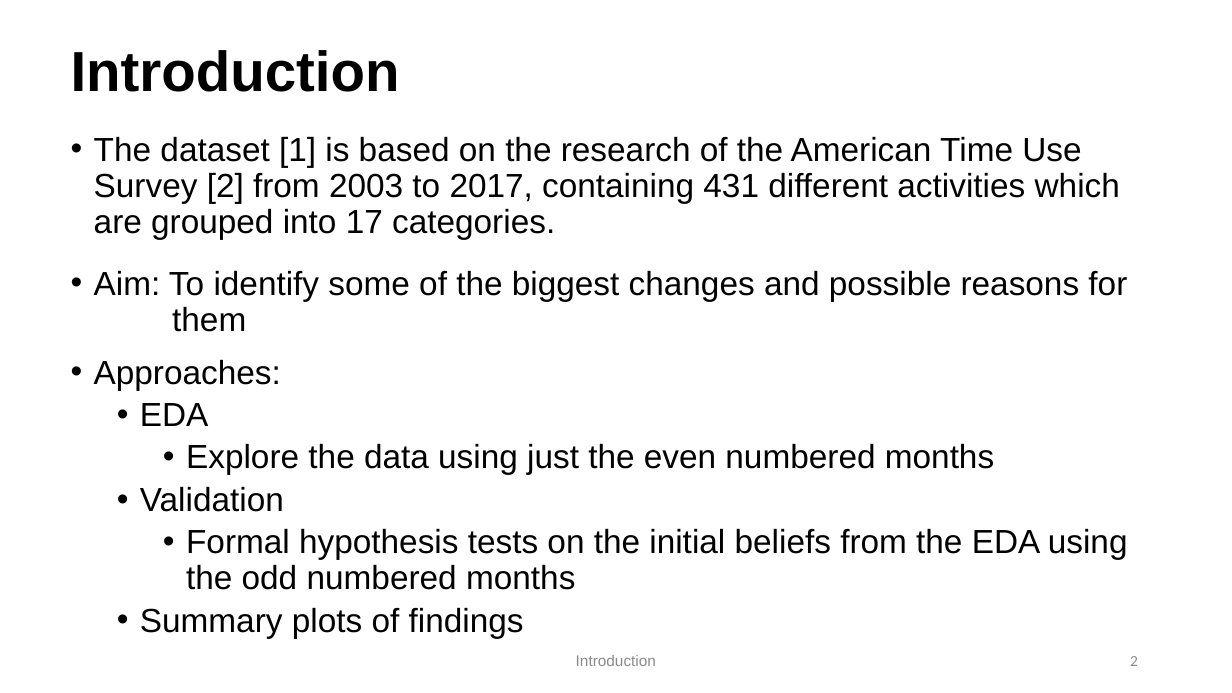
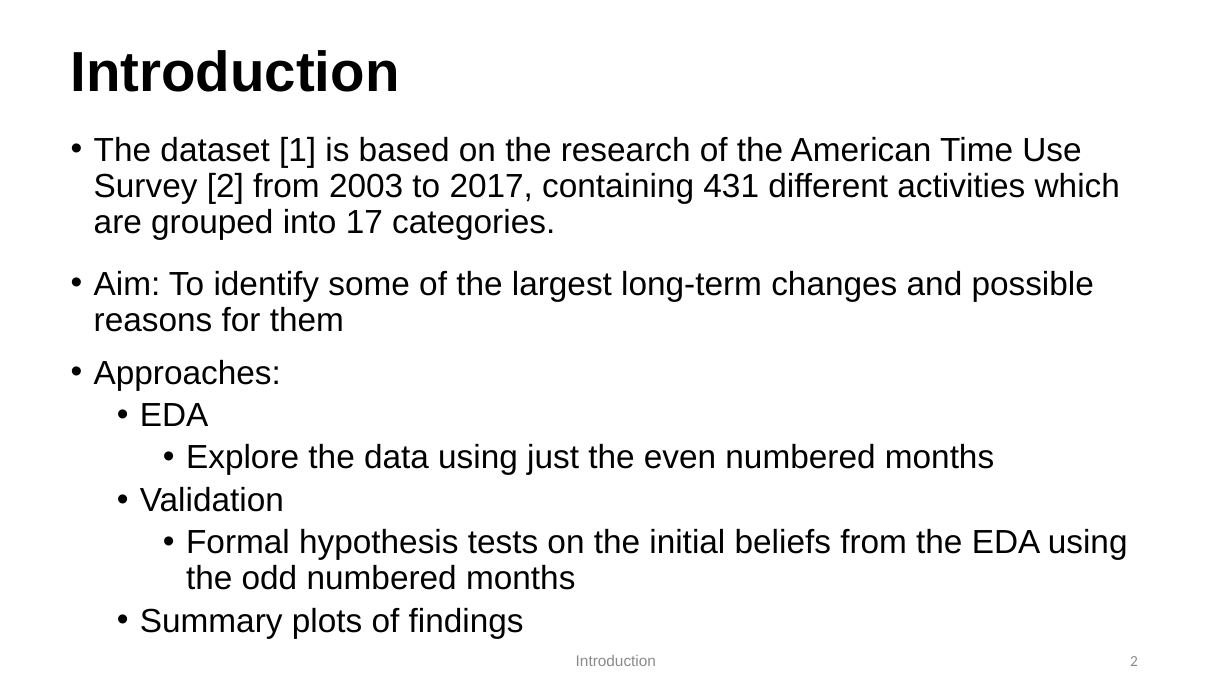
Before and after one commit to HarrisonWilde/AmericanTimeUseSurvey, a slide deck: slide 2 of Presentation/slides (1).pptx. Drawn at 1232x693 pixels with LibreOffice and Linux fonts; fonts in the diff are those of the drawing. Boxes give left, top, right and bottom in pixels: in the first picture for what was removed or moved away, otherwise in the second. Text is boxed around its words. In the diff, an @@ line names an element or a change of style, - is before the commit and + after.

```diff
--- a/Presentation/slides (1).pptx
+++ b/Presentation/slides (1).pptx
@@ text at <box>94,270,1094,332</box>: text changed @@
-• Aim: To identify some of the biggest changes and possible reasons for them
+• Aim: To identify some of the largest long-term changes and possible reasons for them
```
Also in this commit, not shown: 1 other slide changed.
